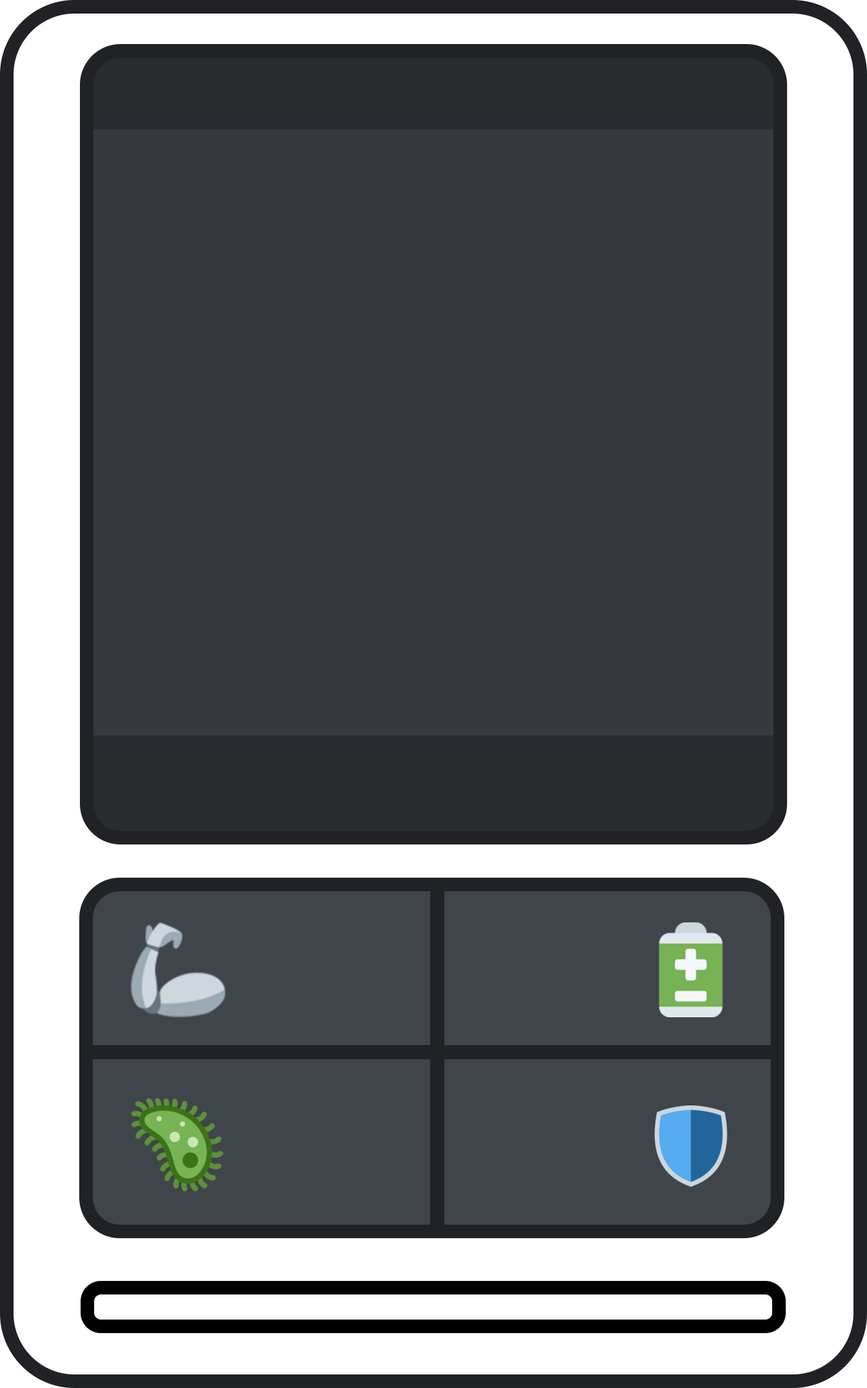
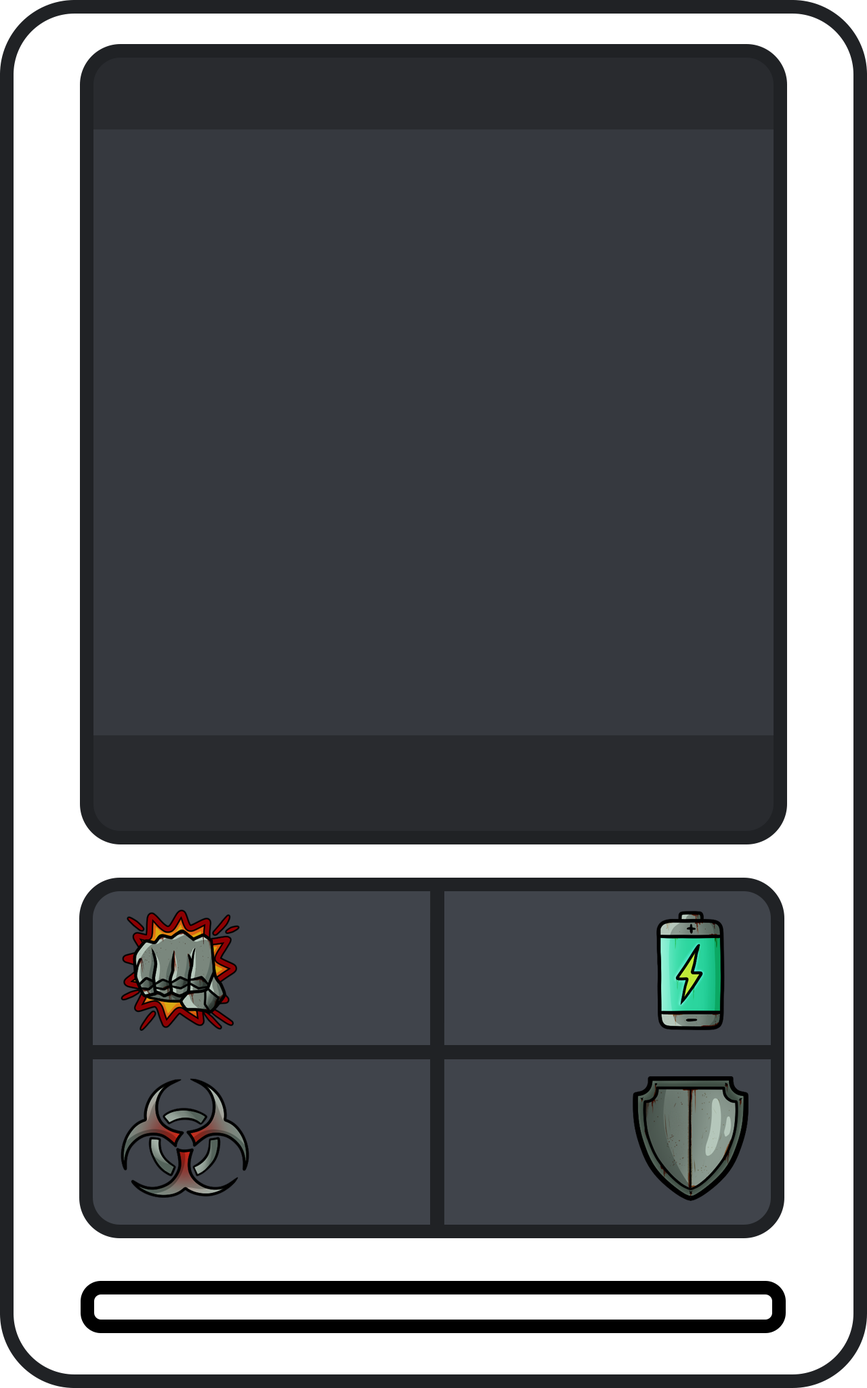
The second 867px x 1388px image is a revision of the first. Changes to its layers:
moved "Lifespan" above "Firewall", painted on it over [656, 910, 725, 1030]
painted on "Firewall" over [632, 1075, 749, 1201]
moved "Power" above "Viral", painted on it over [120, 909, 240, 1031]
painted on "Viral" over [120, 1077, 250, 1198]
painted on "Stats" (2nd of 2, in "Stats"), masked it over [120, 882, 765, 1201]
painted on "Outline", masked it over [37, 882, 765, 1385]
